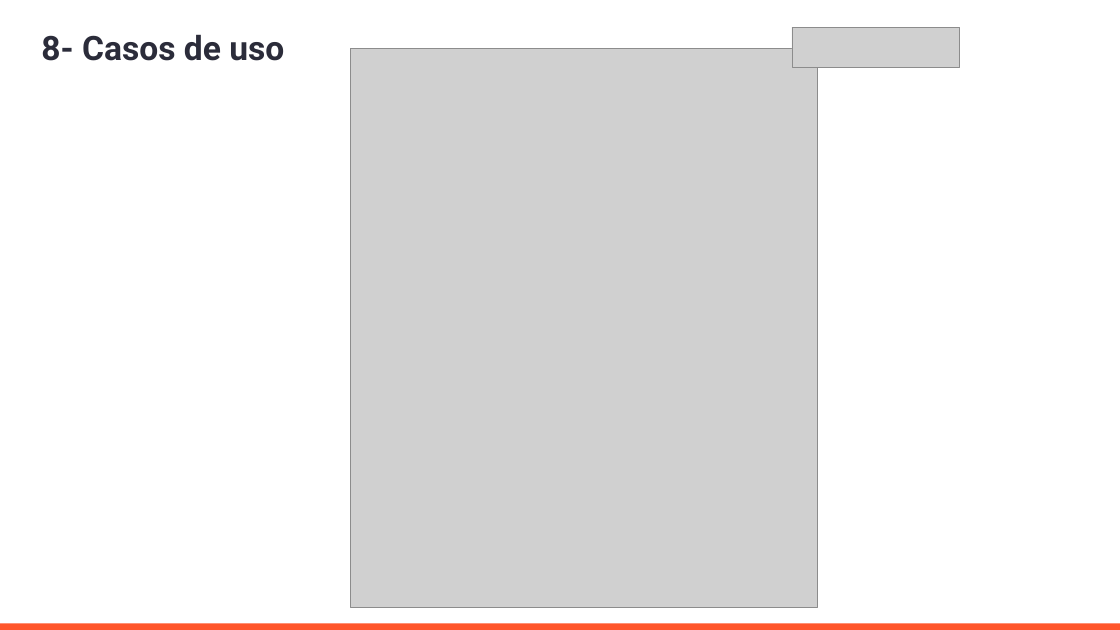
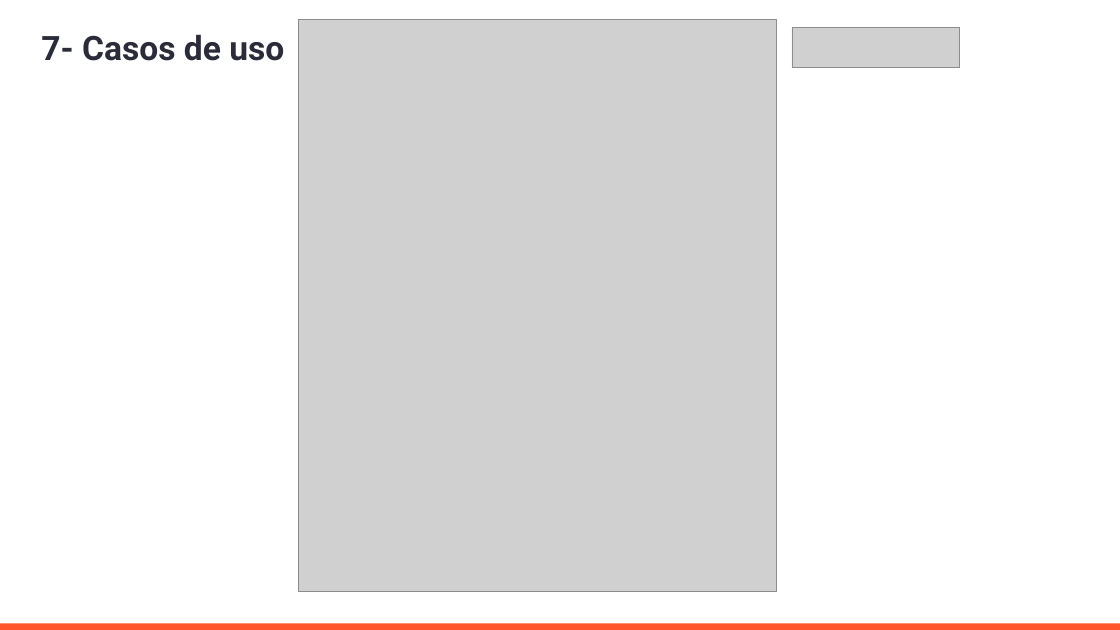
Before and after one commit to AleMedinaGarc/DotnetAPI-Practice, a slide deck: slide 15 of IniciacionDePracticasExternas.pptx (slide 16 before the commit). Drawn at 1120x630 pixels with LibreOffice and Linux fonts; fonts in the diff are those of the drawing; grey boxes stand for pictures; background and template pictures are left out. Boxes give left, top, right and bottom in pixels: in the first picture for what was removed or moved away, otherwise in the second. Text is boxed around its words. In the diff, an @@ line names an element or a change of style, - is before the commit and + after.

```diff
--- a/IniciacionDePracticasExternas.pptx
+++ b/IniciacionDePracticasExternas.pptx
@@ picture resized from (x1=351, y1=49, x2=818, y2=607) to (x1=298, y1=19, x2=776, y2=592) @@
@@ title at (x1=41, y1=34, x2=284, y2=61): text changed @@
-8- Casos de uso
+7- Casos de uso
```
Also in this commit, not shown: 10 other slides changed, 1 slide removed, 5 other files.
